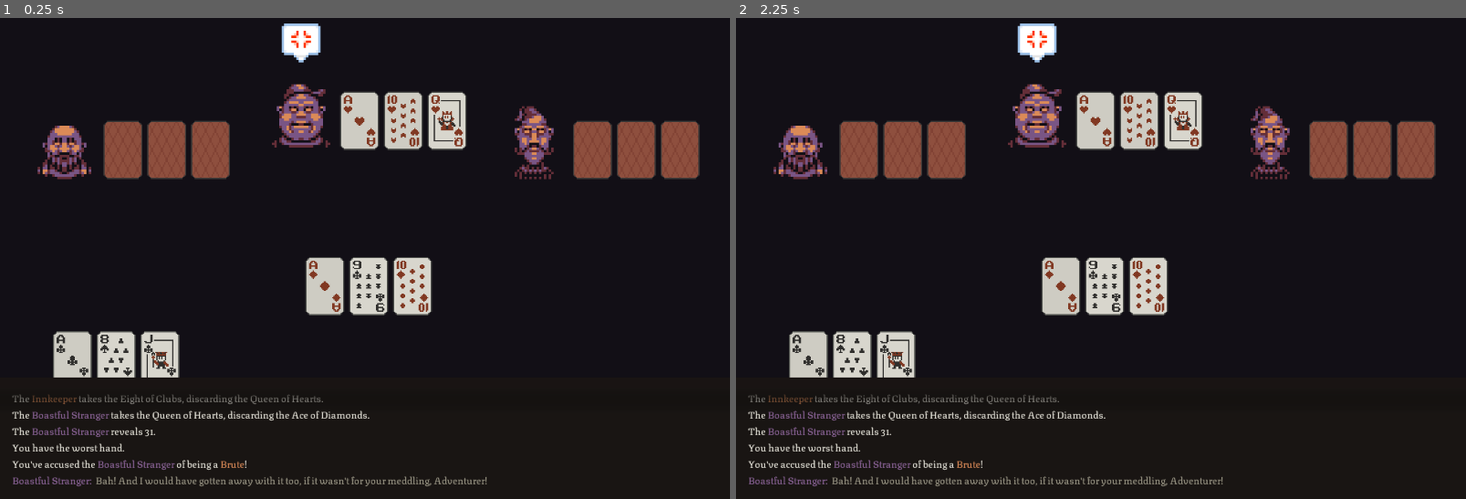
Above: before the commit, frames 1-2 (left to right).
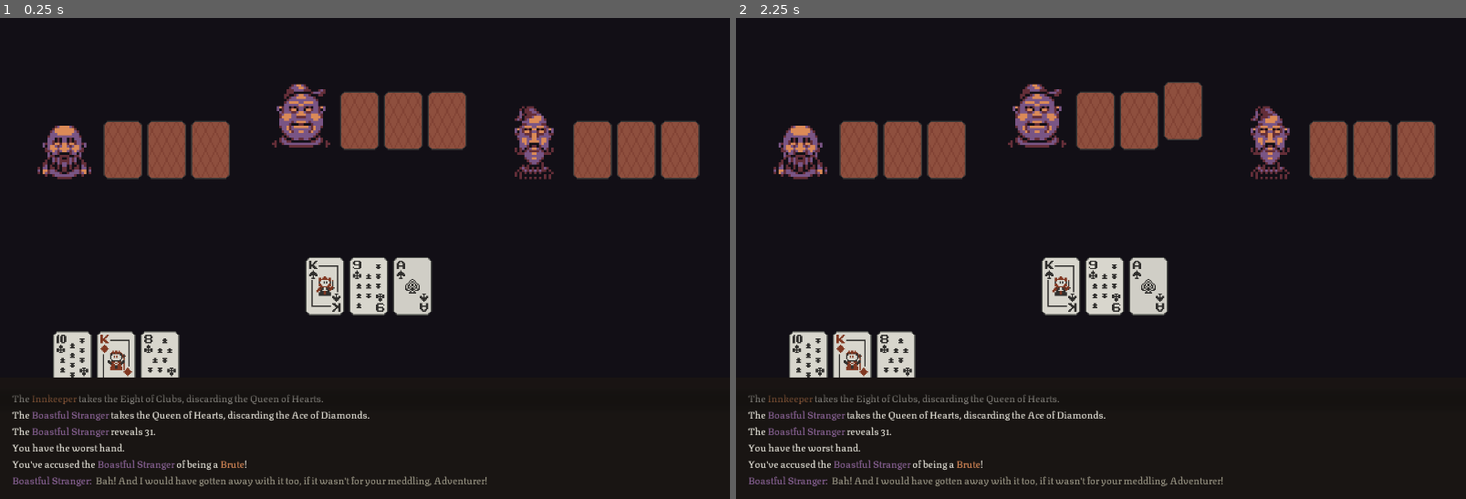
Above: after the commit, the same moments.

Repository: SLiV9/MegaNaiads
Game: Godot game, scene res://game_view.tscn
Two runs of this game, one before a commit and one after it. Both use one fixed random seed, a clock stepped at 60 frames per second and the inputs below.
Inputs (mouse positions are in pixels of both pictures, inside the frame that each line leads up to):
- Up to frame 1 (0.25 s): no input
- Up to frame 2 (2.25 s): tap Enter at 0.5, 2 s; move the mouse to (1261, 229) at 0.52 s; click (1261, 229) at 0.67 s; tap Space at 1.25 s; move the mouse to (955, 277) at 1.27 s; click (955, 277) at 1.42 s; move the mouse to (1174, 147) at 2.02 s; click (1174, 147) at 2.17 s

The runs differ from the first frame. In frame 1, 2.9% of the frame differs, in the area x 7-64%, y 1-75%; in frame 2, 3.0%.

Commit message:
Shuffle and deal cards. Allow player to swap cards.

Diff:
--- a/Hand.tscn
+++ b/Hand.tscn
@@ -1,9 +1,11 @@
-[gd_scene load_steps=2 format=2]
+[gd_scene load_steps=3 format=2]
 
 [ext_resource path="res://cardset.png" type="Texture" id=1]
+[ext_resource path="res://hand.gd" type="Script" id=2]
 
 [node name="Hand" type="Node2D"]
 position = Vector2( 112, 32 )
+script = ExtResource( 2 )
 
 [node name="Card1" type="Sprite" parent="."]
 position = Vector2( 32, 48 )
--- a/PlayerHand.gd
+++ /dev/null
@@ -1,18 +0,0 @@
-extends Node2D
-
-
-# Declare member variables here. Examples:
-# var a = 2
-# var b = "text"
-
-
-# Called when the node enters the scene tree for the first time.
-func _ready():
-	$Card1.set_frame(0)
-	$Card2.set_frame(31)
-	$Card3.set_frame(40)
-
-
-# Called every frame. 'delta' is the elapsed time since the previous frame.
-#func _process(delta):
-#	pass
--- a/StrangerLeft.gd
+++ /dev/null
@@ -1,20 +0,0 @@
-extends Node2D
-
-
-# Declare member variables here. Examples:
-# var a = 2
-# var b = "text"
-
-
-# Called when the node enters the scene tree for the first time.
-func _ready():
-	$Face.set_frame(5)
-	$Emoticon.visible = false
-	$Hand/Card1.set_frame(53)
-	$Hand/Card2.set_frame(53)
-	$Hand/Card3.set_frame(53)
-
-
-# Called every frame. 'delta' is the elapsed time since the previous frame.
-#func _process(delta):
-#	pass
--- a/StrangerMid.gd
+++ /dev/null
@@ -1,20 +0,0 @@
-extends Node2D
-
-
-# Declare member variables here. Examples:
-# var a = 2
-# var b = "text"
-
-
-# Called when the node enters the scene tree for the first time.
-func _ready():
-	$Face.set_frame(4)
-	$Emoticon.set_frame(22)
-	$Hand/Card1.set_frame(2)
-	$Hand/Card2.set_frame(38)
-	$Hand/Card3.set_frame(46)
-
-
-# Called every frame. 'delta' is the elapsed time since the previous frame.
-#func _process(delta):
-#	pass
--- a/StrangerRight.gd
+++ /dev/null
@@ -1,20 +0,0 @@
-extends Node2D
-
-
-# Declare member variables here. Examples:
-# var a = 2
-# var b = "text"
-
-
-# Called when the node enters the scene tree for the first time.
-func _ready():
-	$Face.set_frame(0)
-	$Emoticon.visible = false
-	$Hand/Card1.set_frame(53)
-	$Hand/Card2.set_frame(53)
-	$Hand/Card3.set_frame(53)
-
-
-# Called every frame. 'delta' is the elapsed time since the previous frame.
-#func _process(delta):
-#	pass
--- a/Table.gd
+++ /dev/null
@@ -1,18 +0,0 @@
-extends Node2D
-
-
-# Declare member variables here. Examples:
-# var a = 2
-# var b = "text"
-
-
-# Called when the node enters the scene tree for the first time.
-func _ready():
-	$Card1.set_frame(1)
-	$Card2.set_frame(32)
-	$Card3.set_frame(37)
-
-
-# Called every frame. 'delta' is the elapsed time since the previous frame.
-#func _process(delta):
-#	pass
--- /dev/null
+++ b/game.gd
@@ -0,0 +1,49 @@
+extends Node2D
+
+
+# Called when the node enters the scene tree for the first time.
+func _ready():
+	randomize()
+	$StrangerLeft/Face.set_frame(5)
+	$StrangerMid/Face.set_frame(4)
+	$StrangerRight/Face.set_frame(0)
+	$StrangerLeft/Emoticon.visible = false
+	$StrangerMid/Emoticon.visible = false
+	$StrangerRight/Emoticon.visible = false
+	var deck = range(0, 32)
+	deck.shuffle()
+	var i = 0
+	$PlayerHand.reveal_cards()
+	$Table.reveal_cards()
+	$StrangerLeft/Hand.hide_cards()
+	$StrangerMid/Hand.hide_cards()
+	$StrangerRight/Hand.hide_cards()
+	for _t in range(0, 3):
+		$PlayerHand.deal_card(deck[i])
+		i += 1
+		$StrangerLeft/Hand.deal_card(deck[i])
+		i += 1
+		$StrangerMid/Hand.deal_card(deck[i])
+		i += 1
+		$StrangerRight/Hand.deal_card(deck[i])
+		i += 1
+		$Table.deal_card(deck[i])
+		i += 1
+	set_process_input(true)
+	$PlayerHand.set_process_input(true)
+	$Table.set_process_input(true)
+
+
+# Called every frame. 'delta' is the elapsed time since the previous frame.
+#func _process(delta):
+#	pass
+
+func _input(ev):
+	if ev is InputEventMouseButton:
+		if ev.pressed:
+			var ownCard = $PlayerHand.get_raised_card()
+			var tableCard = $Table.get_raised_card()
+			if ownCard != null and tableCard != null:
+				$PlayerHand.exchange_cards(ownCard, tableCard)
+				$Table.exchange_cards(tableCard, ownCard)
+				$Table.set_process_input(false)
--- a/game_view.tscn
+++ b/game_view.tscn
@@ -1,13 +1,9 @@
-[gd_scene load_steps=11 format=2]
+[gd_scene load_steps=7 format=2]
 
 [ext_resource path="res://Stranger.tscn" type="PackedScene" id=1]
 [ext_resource path="res://Hand.tscn" type="PackedScene" id=2]
 [ext_resource path="res://texturina.tres" type="DynamicFont" id=3]
-[ext_resource path="res://StrangerLeft.gd" type="Script" id=4]
-[ext_resource path="res://StrangerMid.gd" type="Script" id=5]
-[ext_resource path="res://StrangerRight.gd" type="Script" id=6]
-[ext_resource path="res://Table.gd" type="Script" id=7]
-[ext_resource path="res://PlayerHand.gd" type="Script" id=8]
+[ext_resource path="res://game.gd" type="Script" id=9]
 
 [sub_resource type="Gradient" id=1]
 offsets = PoolRealArray( 0.0790068, 0.302483 )
@@ -30,26 +26,22 @@
 
 [node name="Camera2D" type="Camera2D" parent="."]
 position = Vector2( 600, 400 )
+script = ExtResource( 9 )
 
 [node name="StrangerLeft" parent="Camera2D" instance=ExtResource( 1 )]
 position = Vector2( -541.781, -253.94 )
-script = ExtResource( 4 )
 
 [node name="StrangerMid" parent="Camera2D" instance=ExtResource( 1 )]
 position = Vector2( -153.336, -301.94 )
-script = ExtResource( 5 )
 
 [node name="StrangerRight" parent="Camera2D" instance=ExtResource( 1 )]
 position = Vector2( 230.38, -253.94 )
-script = ExtResource( 6 )
 
 [node name="Table" parent="Camera2D" instance=ExtResource( 2 )]
 position = Vector2( -98.2448, 2.18927 )
-script = ExtResource( 7 )
 
 [node name="PlayerHand" parent="Camera2D" instance=ExtResource( 2 )]
 position = Vector2( -512.956, 123.935 )
-script = ExtResource( 8 )
 
 [node name="TextBox" type="ColorRect" parent="Camera2D"]
 margin_left = -1200.0
--- /dev/null
+++ b/hand.gd
@@ -0,0 +1,77 @@
+extends Node2D
+
+
+const CARD_BACK_FRAME = 53
+
+var cards = []
+var revealed = false
+
+
+func _ready():
+	hide_cards()
+
+func hide_cards():
+	revealed = false
+	var cardSprites = [$Card1, $Card2, $Card3]
+	for i in range(0, 3):
+		if i < cards.size():
+			cardSprites[i].visible = true
+			cardSprites[i].set_frame(CARD_BACK_FRAME)
+		else:
+			cardSprites[i].visible = false
+
+func reveal_cards():
+	revealed = true
+	var cardSprites = [$Card1, $Card2, $Card3]
+	for i in range(0, 3):
+		if i < cards.size():
+			cardSprites[i].visible = true
+			cardSprites[i].set_frame(cards[i])
+		else:
+			cardSprites[i].visible = false
+
+func deal_card(card):
+	var i = cards.size()
+	cards.push_back(card)
+	var cardSprites = [$Card1, $Card2, $Card3]
+	cardSprites[i].visible = true
+	if revealed:
+		cardSprites[i].set_frame(card)
+	else:
+		cardSprites[i].set_frame(CARD_BACK_FRAME)
+
+func discard_all_cards():
+	cards = []
+	var cardSprites = [$Card1, $Card2, $Card3]
+	for i in range(0, 3):
+		cardSprites[i].visible = false
+
+func exchange_cards(oldCard, newCard):
+	var cardSprites = [$Card1, $Card2, $Card3]
+	for i in range(0, cards.size()):
+		if cards[i] == oldCard:
+			cards[i] = newCard
+			if cardSprites[i].get_frame() == oldCard:
+				cardSprites[i].set_frame(newCard)
+			cardSprites[i].position.y = 48
+
+func get_raised_card():
+	var cardSprites = [$Card1, $Card2, $Card3]
+	for i in range(0, cards.size()):
+		if cardSprites[i].position.y < 48:
+			return cards[i]
+	return null
+
+
+func _input(ev):
+	if ev is InputEventMouseButton:
+		var cardSprites = [$Card1, $Card2, $Card3]
+		var clickedIndex = null
+		for i in range(0, cardSprites.size()):
+			var s = cardSprites[i]
+			if s.get_rect().has_point(s.to_local(ev.position)):
+				clickedIndex = i
+				cardSprites[i].position.y = 32
+		for i in range(0, cardSprites.size()):
+			if clickedIndex != i and (clickedIndex != null or not ev.pressed):
+				cardSprites[i].position.y = 48
Binary file changed: cardset.png
Not shown, changed: design/cardset.ase
